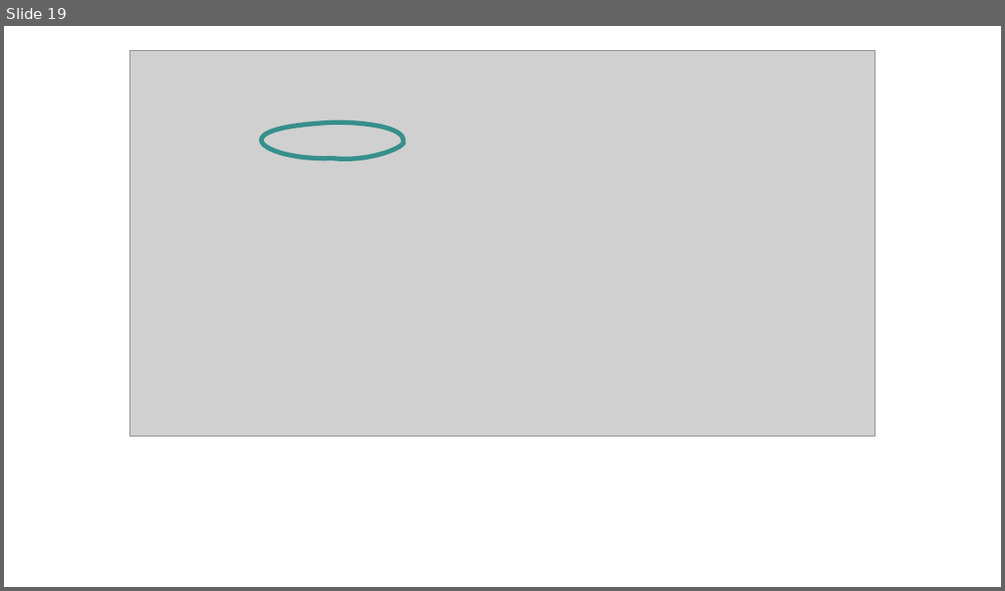
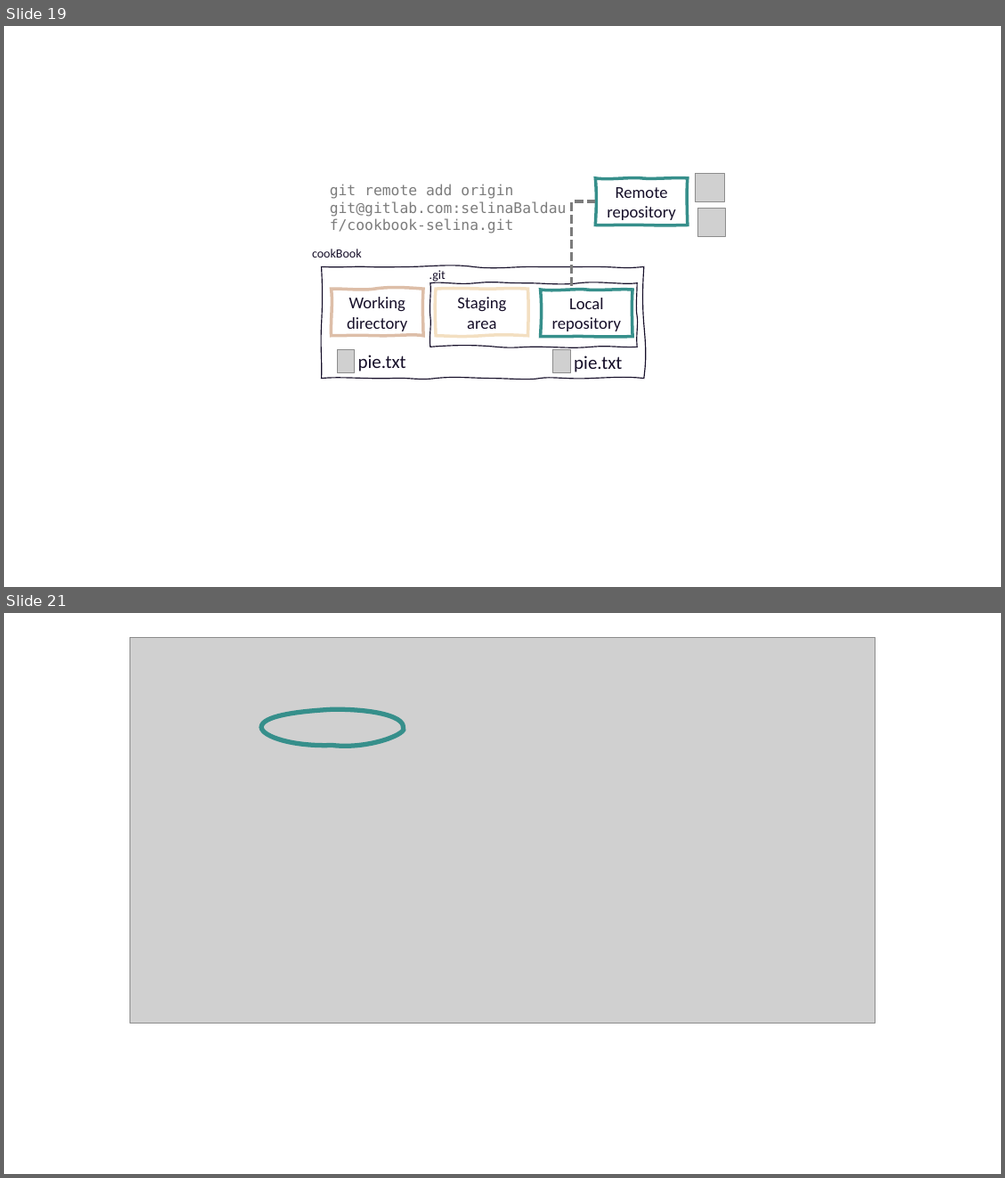
Before and after one commit to selinaZitrone/get-started-with-git, a slide deck: slides/img/images.pptx. Shown one above the other, each under a label of ours: slide 19 before the commit, slides 19 and 21 after it; the slides between them are not shown. The pictures are 1005x591 and 1005x1178 pixels, drawn with LibreOffice and Linux fonts; fonts in the diff are those of the drawing; grey boxes stand for pictures. Boxes give left, top, right and bottom in pixels: in the first picture for what was removed or moved away, otherwise in the second. Text is boxed around its words. In the diff, an @@ line names an element or a change of style, - is before the commit and + after.

```diff
--- a/slides/img/images.pptx
+++ b/slides/img/images.pptx
@@ slide 19 added at box(4, 26, 1001, 587), background #FFFFFF @@
@@ group added at box(312, 174, 726, 378): 6 freeform shapes, 5 texts, 4 pictures, 1 elbow line @@
+Working directory
+Staging area
+Local repository
+cookBook
+.git
+pie.txt
+pie.txt
+Remote repository
+git remote add origin git@gitlab.com:selinaBaldauf/cookbook-selina.git
@@ what was slide 19 is now slide 21 @@
```
Also in this commit, not shown: 6 slides changed, 2 other slides added, 1 slide removed, 2 other files.
